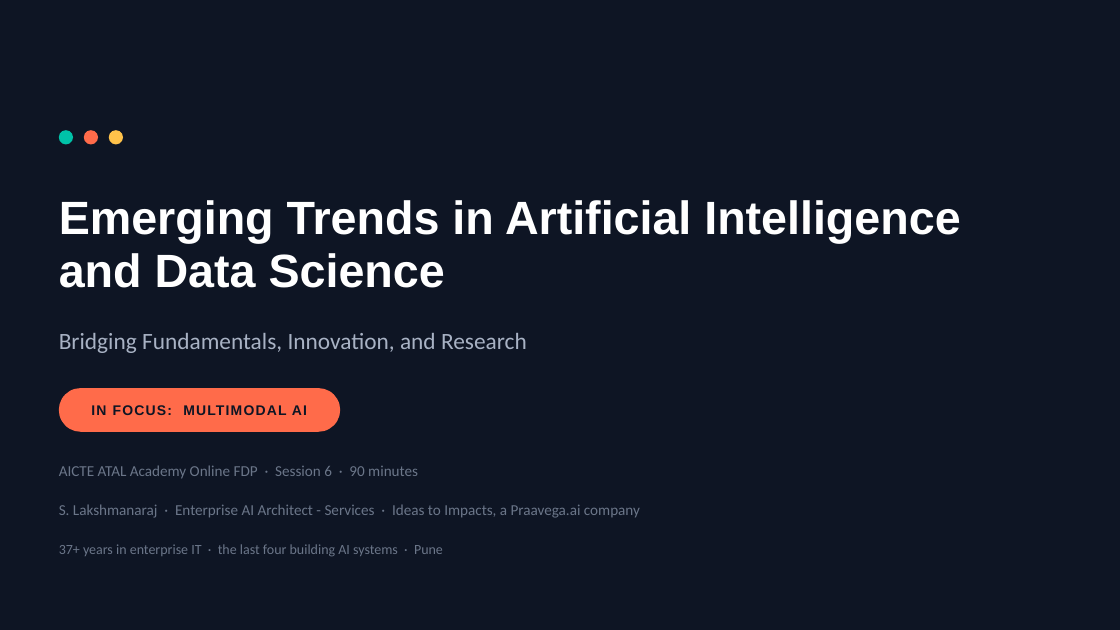
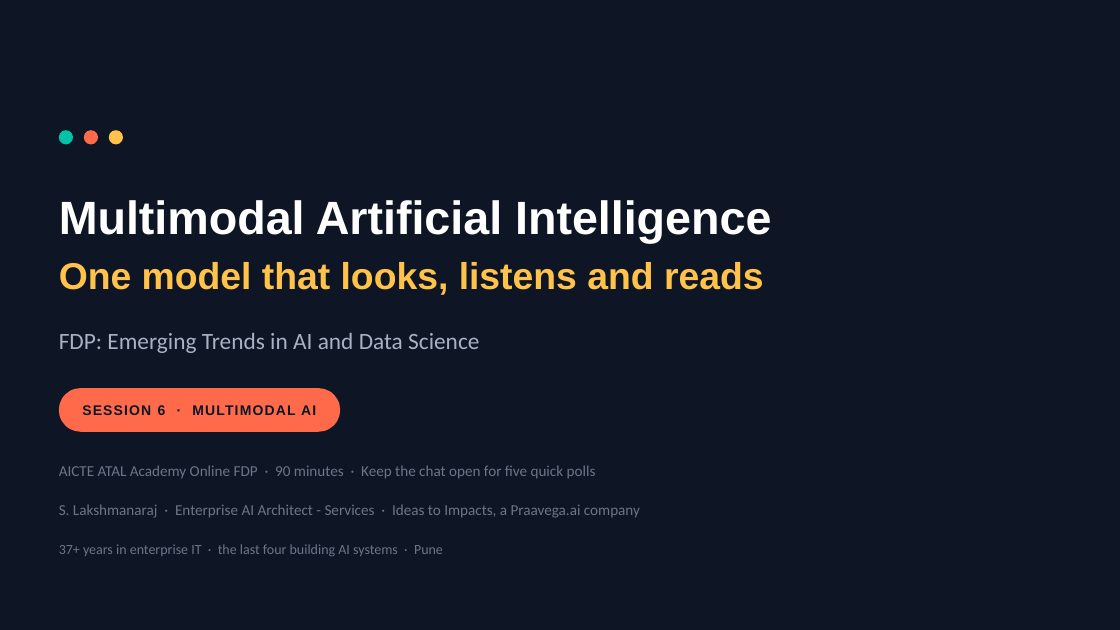
Before and after one commit to lksmangai/DeepLearning, a slide deck: slide 1 of Multimodal-AI-ATAL-FDP-Deck.pptx. Drawn at 1120x630 pixels with LibreOffice and Linux fonts; fonts in the diff are those of the drawing. Boxes give left, top, right and bottom in pixels: in the first picture for what was removed or moved away, otherwise in the second. Text is boxed around its words. In the diff, an @@ line names an element or a change of style, - is before the commit and + after.

```diff
--- a/Multimodal-AI-ATAL-FDP-Deck.pptx
+++ b/Multimodal-AI-ATAL-FDP-Deck.pptx
@@ text at [59, 200, 771, 295]: text changed; size 40 to 32 pt; text colour #FFFFFF to #FFC24A @@
-Emerging Trends in Artificial Intelligence
-and Data Science
+Multimodal Artificial Intelligence
+One model that looks, listens and reads
@@ text at [59, 333, 479, 353]: text changed @@
-Bridging Fundamentals, Innovation, and Research
+FDP: Emerging Trends in AI and Data Science
@@ text at [82, 405, 316, 415]: text changed @@
-IN FOCUS: MULTIMODAL AI
+SESSION 6 · MULTIMODAL AI
@@ text at [59, 465, 596, 479]: text changed @@
-AICTE ATAL Academy Online FDP · Session 6 · 90 minutes
+AICTE ATAL Academy Online FDP · 90 minutes · Keep the chat open for five quick polls
```
Also in this commit, not shown: 16 other slides changed, 2 slides added.
